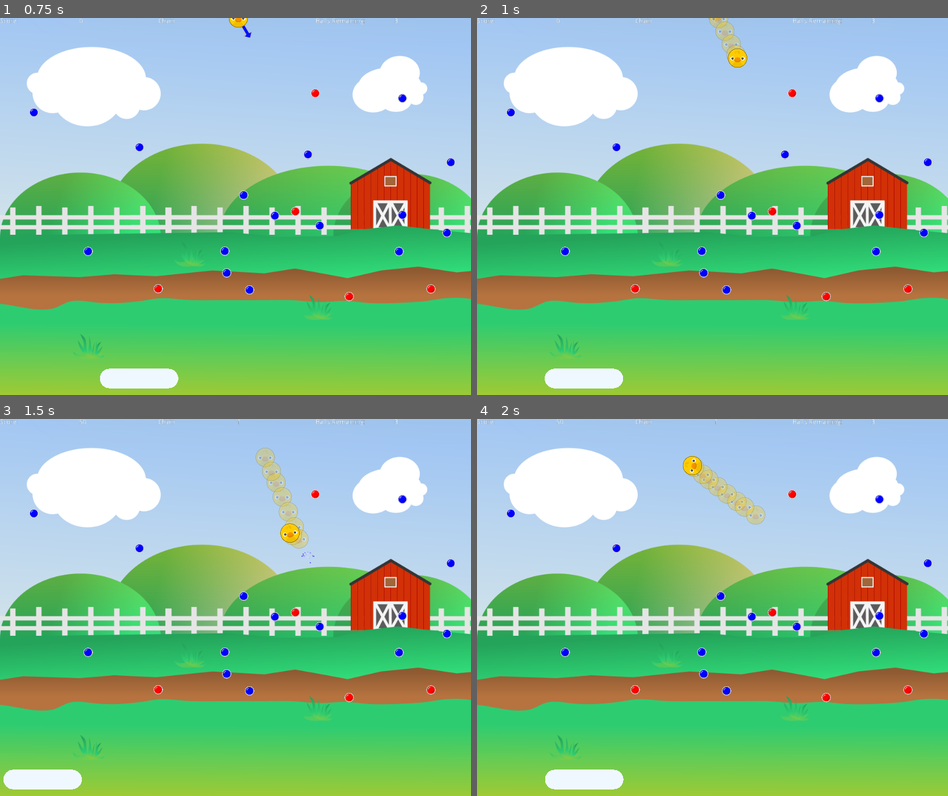
Above: before the commit, frames 1-4 (two rows, left to right).
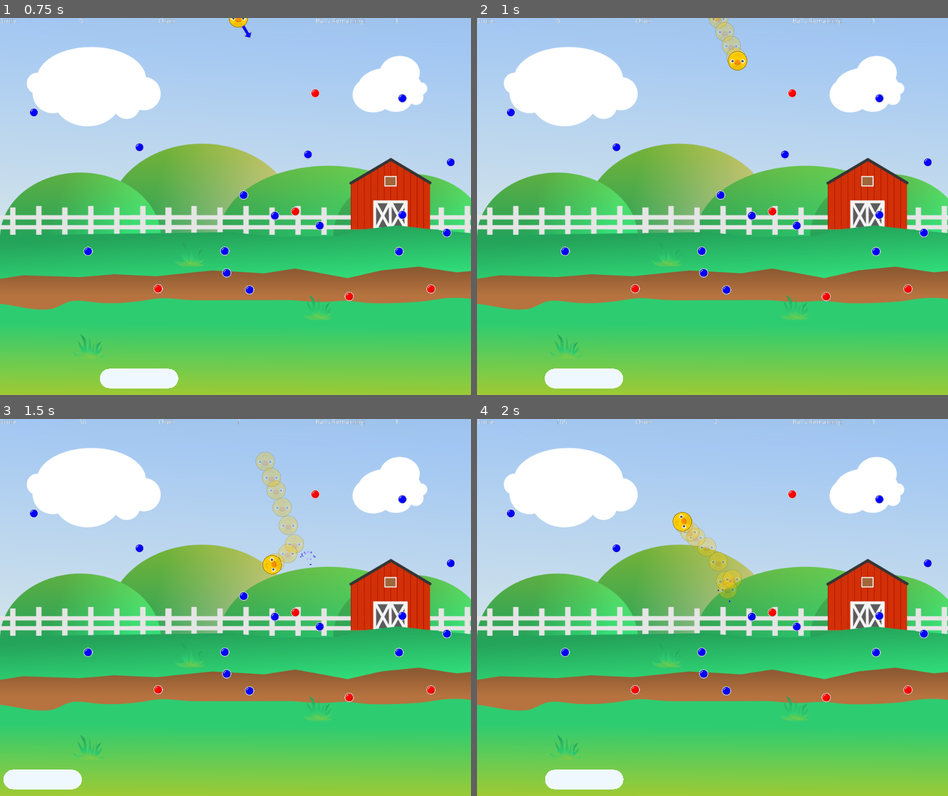
Above: after the commit, the same moments.

Repository: doctor-g/GGJ21
Game: Godot game, scene res://src/Level.tscn
Same seed, same stepped clock (60 frames per second), same inputs: the game is played once before the commit and once after it.
Inputs (mouse positions are in pixels of both pictures, inside the frame that each line leads up to):
- Up to frame 1 (0.75 s): move the mouse to (339, 187) at 0.52 s; click (339, 187) at 0.67 s
- Up to frame 2 (1 s): no input
- Up to frame 3 (1.5 s): move the mouse to (141, 626) at 1.27 s; click (141, 626) at 1.42 s
- Up to frame 4 (2 s): no input

Frame 1 is identical in both runs. In frame 2, 0.2% of the frame differs, in the area x 50-58%, y 0-14%; in frame 3, 1.2%; in frame 4, 2.0%, in the area x 16-62%, y 0-49%.

Commit message:
Upgrade ball settings for better feel

Diff:
--- a/project/src/Ball.tscn
+++ b/project/src/Ball.tscn
@@ -6,13 +6,14 @@
 [ext_resource path="res://assets/SFX/Peg_Hit.wav" type="AudioStream" id=4]
 
 [sub_resource type="PhysicsMaterial" id=1]
-bounce = 0.5
+bounce = 0.2
 
 [sub_resource type="CircleShape2D" id=2]
 radius = 21.0
 
 [node name="Ball" type="RigidBody2D"]
 physics_material_override = SubResource( 1 )
+gravity_scale = 2.0
 contacts_reported = 1
 contact_monitor = true
 script = ExtResource( 2 )
